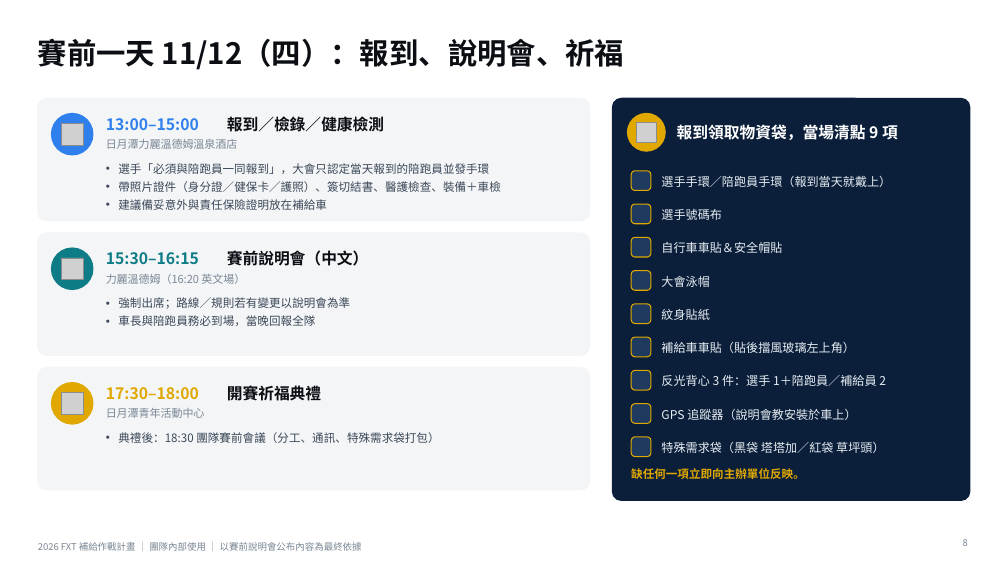
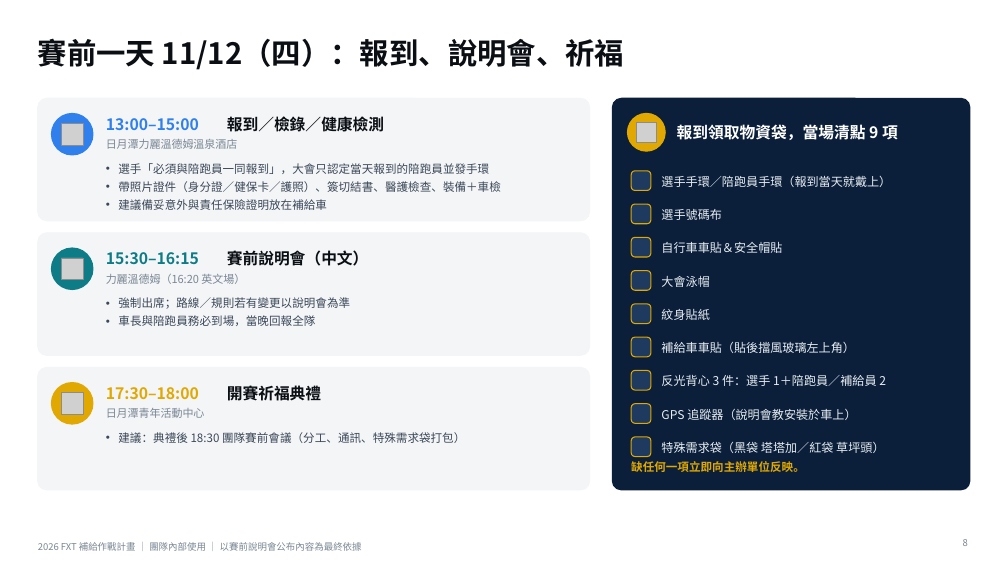
Before and after one commit to powermovebboy-sys/Race-site, a slide deck: slide 8 of deck/2026_FXT_補給作戰計畫.pptx. Drawn at 1008x567 pixels with LibreOffice and Linux fonts; fonts in the diff are those of the drawing; grey boxes stand for pictures. Boxes give left, top, right and bottom in pixels: in the first picture for what was removed or moved away, otherwise in the second. Text is boxed around its words. In the diff, an @@ line names an element or a change of style, - is before the commit and + after.

```diff
--- a/deck/2026_FXT_補給作戰計畫.pptx
+++ b/deck/2026_FXT_補給作戰計畫.pptx
@@ rounded rectangle: place and size @@
-rounded rectangle at (613, 98, 970, 501)
+rounded rectangle at (613, 98, 970, 490)
@@ text at (118, 432, 465, 443): text changed @@
-• 典禮後：18:30 團隊賽前會議（分工、通訊、特殊需求袋打包）
+• 建議：典禮後 18:30 團隊賽前會議（分工、通訊、特殊需求袋打包）
@@ text "缺任何一項立即向主辦單位反映。": place and size @@
-text "缺任何一項立即向主辦單位反映。" at (631, 468, 805, 479)
+text "缺任何一項立即向主辦單位反映。" at (631, 461, 805, 472)
```
Also in this commit, not shown: 23 other slides changed, 9 other files.
